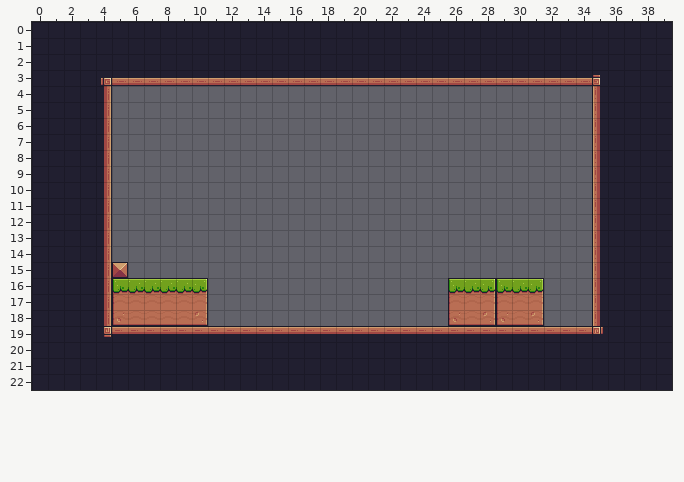
Tiled map, stored at assets/tiles/Level-01.tmx. The first picture shows the starting point.
Cells are 16x16 px. Shown: x 0..39, y 0..22.
Now the later version:
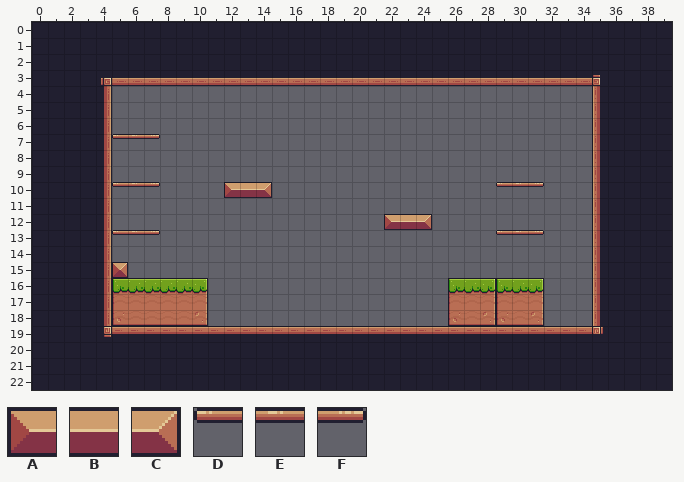
Key: from "Pixel Adventure": A 12, B 13, C 14, D 39, E 40, F 41.
_ is an empty cell.
Changes in this commit:
{"where": "layer \"Background\""}
{"y":7,"x":5,"old":"___","new":"DEF"}
{"y":10,"x":5,"old":"___","new":"DEF"}
{"y":10,"x":12,"old":"___","new":"ABC"}
{"y":10,"x":29,"old":"___","new":"DEF"}
{"y":12,"x":22,"old":"___","new":"ABC"}
{"y":13,"x":5,"old":"___","new":"DEF"}
{"y":13,"x":29,"old":"___","new":"DEF"}
{"label":"added","picture_box":[112,134,160,139]}
{"label":"added","picture_box":[112,182,160,187]}
{"label":"added","picture_box":[224,182,272,198]}
{"label":"added","picture_box":[496,182,544,187]}
{"label":"added","picture_box":[384,214,432,230]}
{"label":"added","picture_box":[112,230,160,235]}
{"label":"added","picture_box":[496,230,544,235]}
